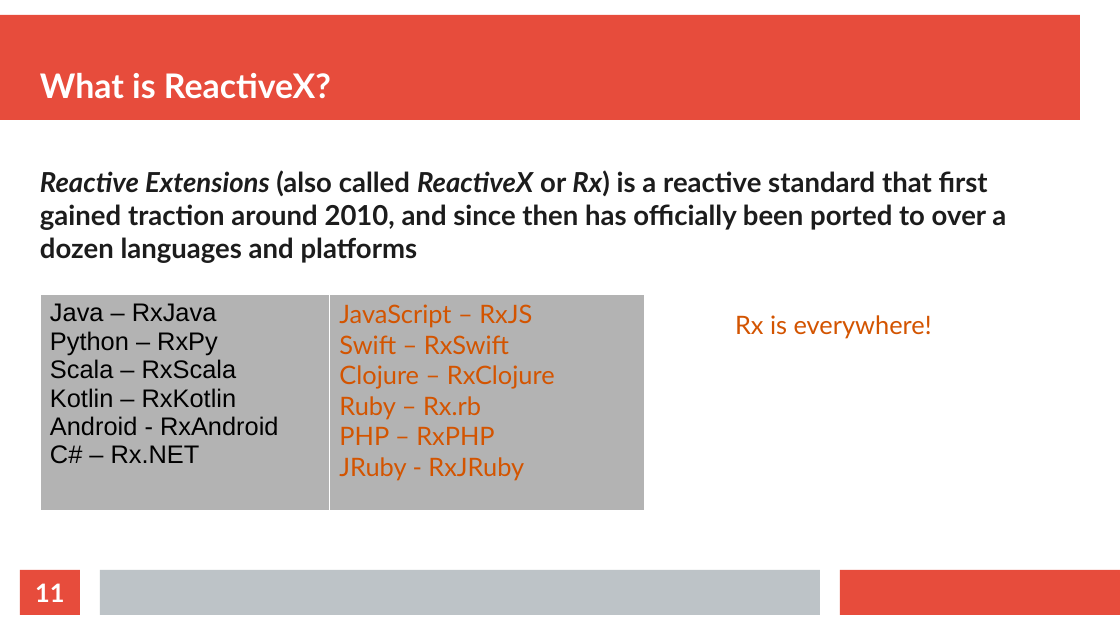
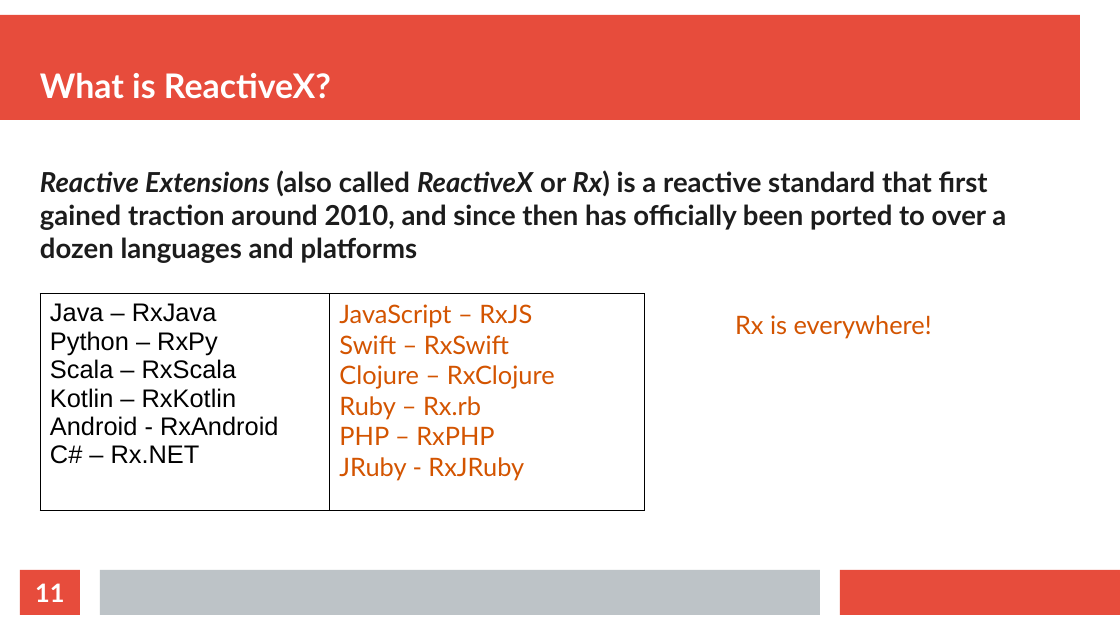
Before and after one commit to thomasnield/oreilly_reactive_python_for_data, a slide deck: slide 11 of resources/reactive_python_slides.odp. Drawn at 1120x630 pixels with LibreOffice and Linux fonts; fonts in the diff are those of the drawing. Boxes give left, top, right and bottom in pixels: in the first picture for what was removed or moved away, otherwise in the second. Text is boxed around its words. In the diff, an @@ line names an element or a change of style, - is before the commit and + after.

```diff
--- a/resources/reactive_python_slides.odp
+++ b/resources/reactive_python_slides.odp
@@ table at <box>40,294,644,510</box> @@
@@ fill #B3B3B3 to none in row 1 @@
@@ borders changed @@
```
Also in this commit, not shown: 1 other slide changed, 16 slides added.
